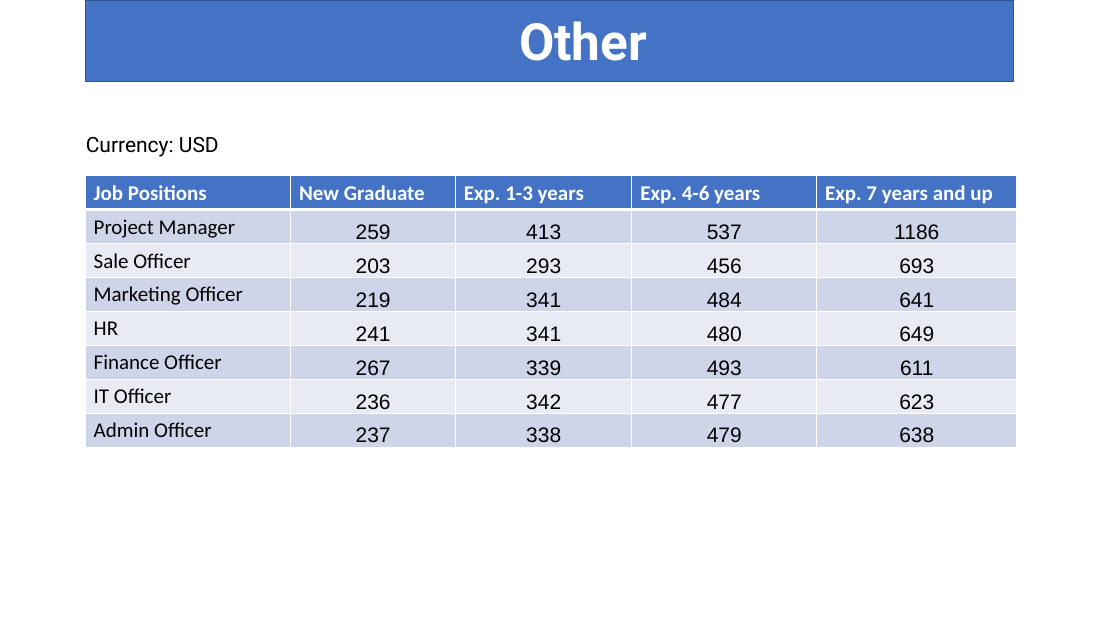
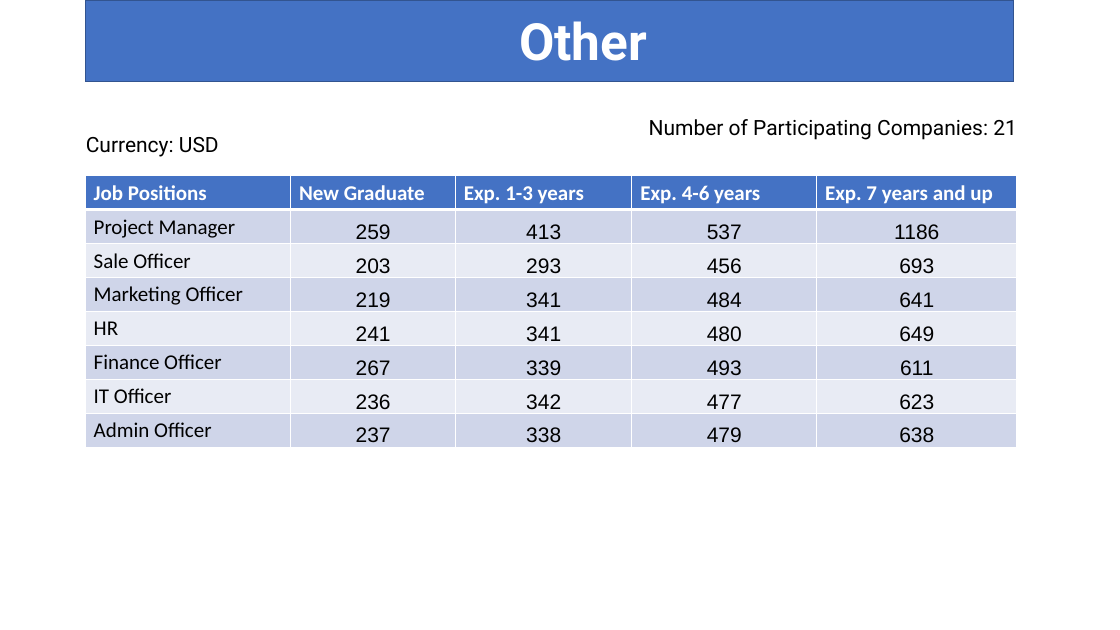
Before and after one commit to Phoud/108salarysurvey2, a slide deck: slide 25 of Presentation/Presentation.pptx. Drawn at 1120x630 pixels with LibreOffice and Linux fonts; fonts in the diff are those of the drawing; background and template pictures are left out. Boxes give left, top, right and bottom in pixels: in the first picture for what was removed or moved away, otherwise in the second. Text is boxed around its words. In the diff, an @@ line names an element or a change of style, - is before the commit and + after.

```diff
--- a/Presentation/Presentation.pptx
+++ b/Presentation/Presentation.pptx
@@ text added at box(649, 119, 1017, 140), 18 pt, text #000000 @@
+Number of Participating Companies: 21
```
Also in this commit, not shown: 11 other slides changed, 1 slide added, 2 other files.
